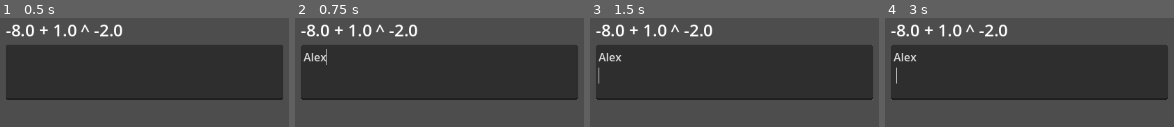
Above: before the commit, frames 1-4 (left to right).
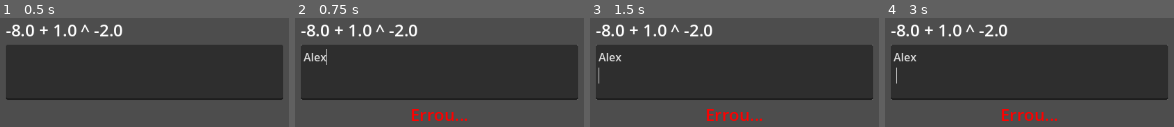
Above: after the commit, the same moments.

Repository: yDewolf/MathDungeons
Game: Godot game, scene res://core/scenes/MathTest.tscn
The game is run twice, just before and just after one commit, with the same random seed, the same clock (stepped at 60 frames per second) and the same inputs. This scene is started directly instead of the project's main scene.
Inputs (mouse positions are in pixels of both pictures, inside the frame that each line leads up to):
- Up to frame 1 (0.5 s): no input
- Up to frame 2 (0.75 s): click (439, 72) at 0.52 s; type "Alex" at 0.6 s
- Up to frame 3 (1.5 s): tap Enter at 1.25 s; move the mouse to (734, 29) at 1.27 s
- Up to frame 4 (3 s): move the mouse to (outside the picture) at 2.02 s; tap Space at 2.75 s; move the mouse to (outside the picture) at 2.77 s

Frame 1 is identical in both runs. In frame 2, 0.8% of the frame differs, in the area x 40-60%, y 83-95%; in frame 3, 0.8%; in frame 4, 0.8%.

Commit message:
Label to show if you answered correctly

Diff:
--- a/core/components/Math/Equations/ExpressionHandler.gd
+++ b/core/components/Math/Equations/ExpressionHandler.gd
@@ -7,6 +7,7 @@
 @export var expression_view: MathExpressionView
 var target_result: AlgebraVariable
 
+@export var warn_label: RichTextLabel
 @export var input_text: TextEdit
 @export var input_result: float
 
@@ -35,10 +36,18 @@
 
 	var rounded_result: float = snapped(target_result.get_value(), precision)
 	var value: float = inputted.to_float()
+	warn_label.visible = true
+	var timer = get_tree().create_timer(1.2)
+	timer.timeout.connect(hide_warn_label)
+
 	if rounded_result == value:
 		generateNewExpression()
-		print("Acertou!!")
+		warn_label.text = "[color=green]Acertou!!"
+
 		input_text.text = ""
 		return
 
-	print("Errou")
+	warn_label.text = "[color=red]Errou..."
+
+func hide_warn_label() -> void:
+	warn_label.visible = false
--- a/core/scenes/MathTest.tscn
+++ b/core/scenes/MathTest.tscn
@@ -6,10 +6,11 @@
 
 [node name="MathTest" type="Node"]
 
-[node name="ExpressionHandler" type="Node" parent="." node_paths=PackedStringArray("random_gen", "expression_view", "input_text")]
+[node name="ExpressionHandler" type="Node" parent="." node_paths=PackedStringArray("random_gen", "expression_view", "warn_label", "input_text")]
 script = ExtResource("1_gvqed")
 random_gen = NodePath("../RandomEquationGen")
 expression_view = NodePath("../UI/MarginContainer/VBoxContainer/MathExpressionView")
+warn_label = NodePath("../UI/MarginContainer/VBoxContainer/Warning")
 input_text = NodePath("../UI/MarginContainer/VBoxContainer/TextEdit")
 
 [node name="RandomEquationGen" type="Node" parent="."]
@@ -48,3 +49,10 @@
 [node name="TextEdit" type="TextEdit" parent="UI/MarginContainer/VBoxContainer"]
 custom_minimum_size = Vector2(0, 80)
 layout_mode = 2
+
+[node name="Warning" parent="UI/MarginContainer/VBoxContainer" instance=ExtResource("1_npv4y")]
+visible = false
+layout_mode = 2
+text = "Acertou!!"
+horizontal_alignment = 1
+script = null
